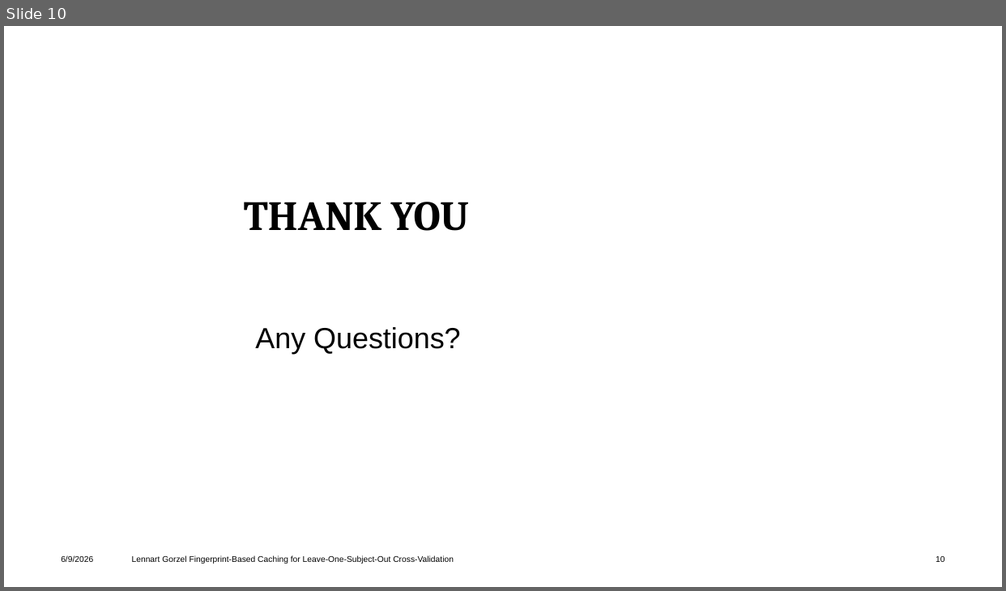
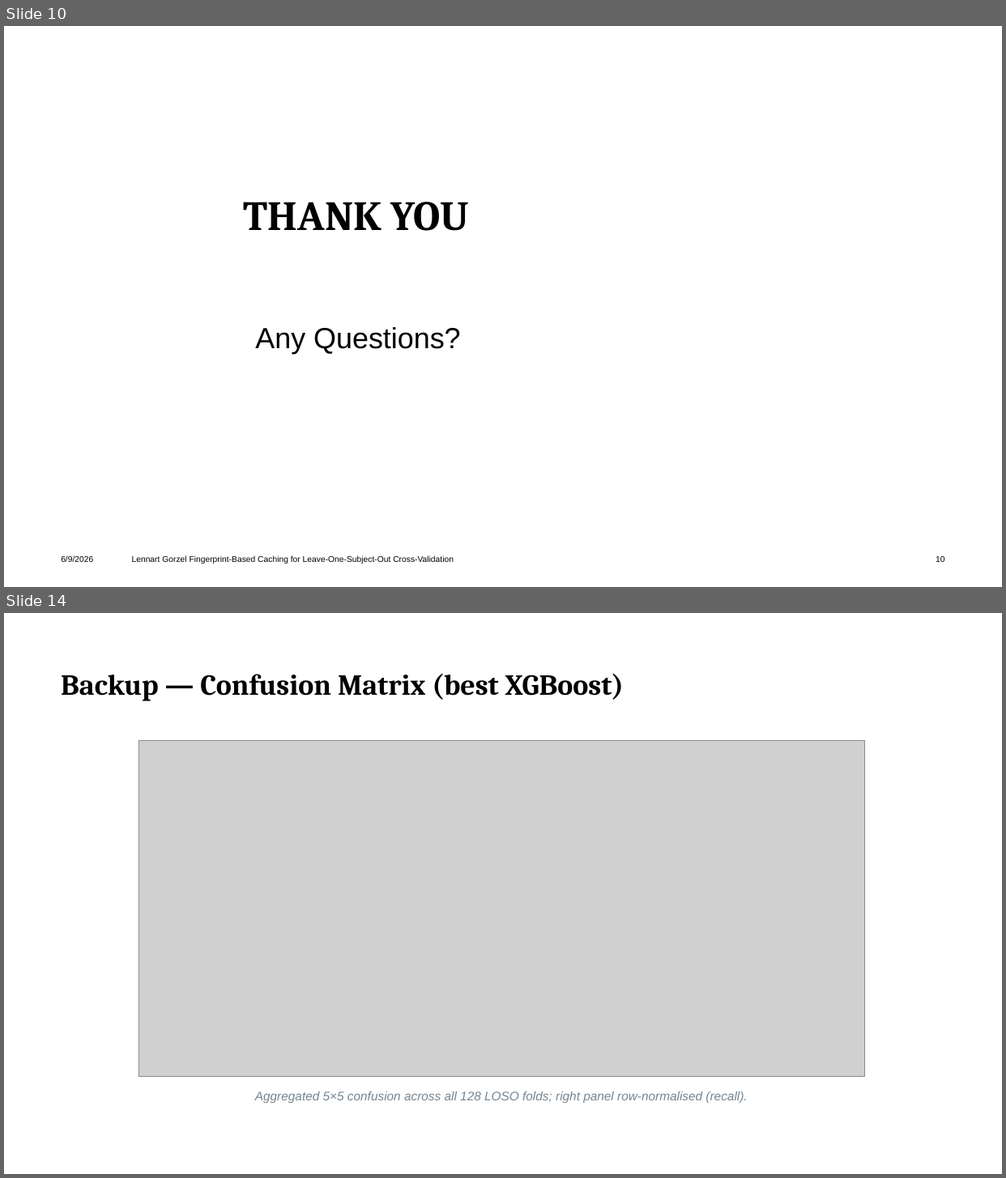
Before and after one commit to Horsti95/BachlorThesis, a slide deck: thesis/presentation/Thesis_Presentation_Gorzel.pptx. Shown one above the other, each under a label of ours: slide 10 before the commit, slides 10 and 14 after it; the slides between them are not shown. The pictures are 1006x591 and 1006x1178 pixels, drawn with LibreOffice and Linux fonts; fonts in the diff are those of the drawing; grey boxes stand for pictures; background and template pictures are left out. Boxes give left, top, right and bottom in pixels: in the first picture for what was removed or moved away, otherwise in the second. Text is boxed around its words. In the diff, an @@ line names an element or a change of style, - is before the commit and + after.

```diff
--- a/thesis/presentation/Thesis_Presentation_Gorzel.pptx
+++ b/thesis/presentation/Thesis_Presentation_Gorzel.pptx
@@ slide 14 added at <box>4,613,1002,1174</box>, background #FFFFFF @@
@@ title added at <box>61,674,624,701</box>, 28 pt, text #000000, bold @@
+Backup — Confusion Matrix (best XGBoost)
@@ picture added at <box>138,740,865,1077</box> @@
@@ text added at <box>255,1092,747,1103</box>, 12 pt, text #768692, italic @@
+Aggregated 5×5 confusion across all 128 LOSO folds; right panel row-normalised (recall).
```
Also in this commit, not shown: 1 slide changed, 3 other slides added, 3 other files.
